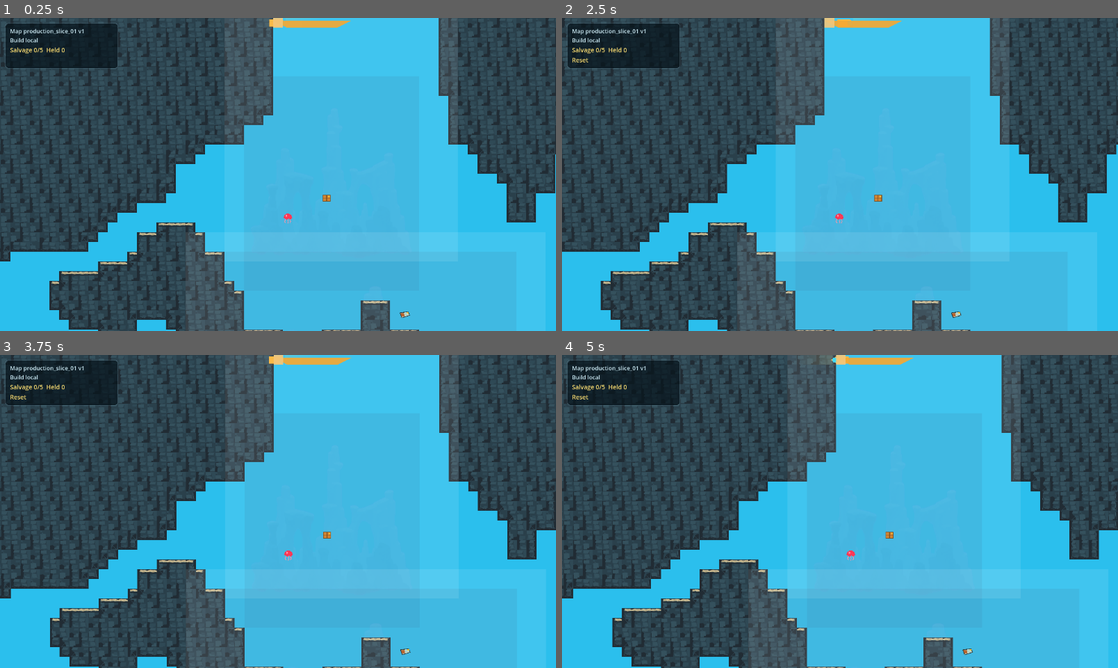
Above: before the commit, frames 1-4 (two rows, left to right).
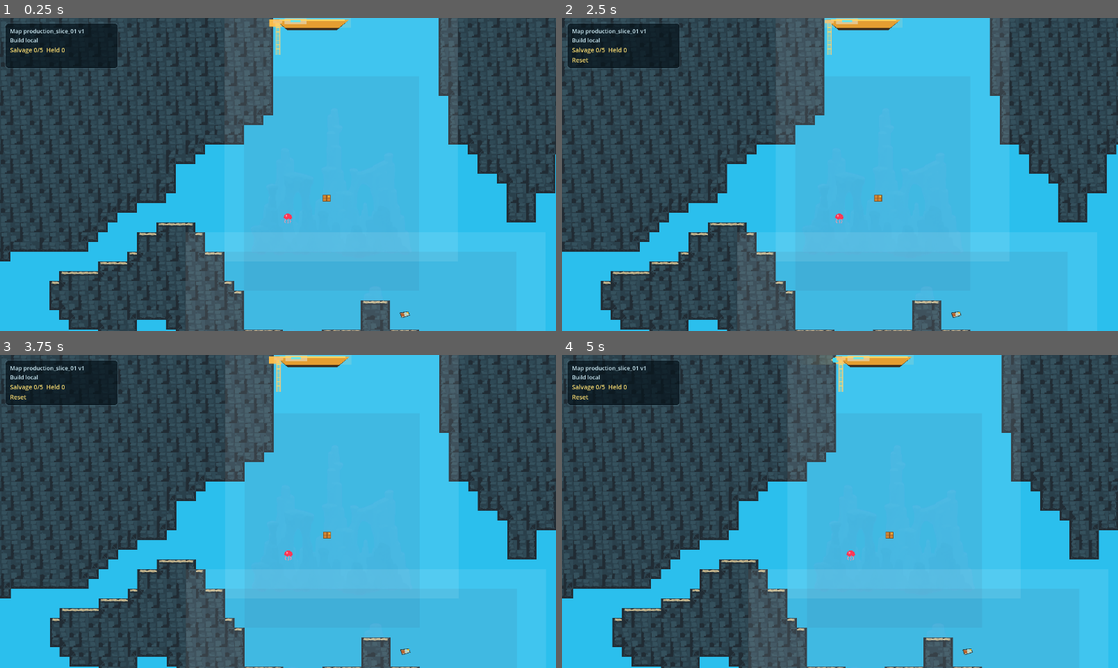
Above: after the commit, the same moments.

Repository: joeypshell/oceangame2
Game: Godot game, scene res://scenes/main/Main.tscn
Same seed, same stepped clock (60 frames per second), same inputs: the game is played once before the commit and once after it.
Inputs:
- Up to frame 1 (0.25 s): no input
- Up to frame 2 (2.5 s): tap Enter at 0.5 s; hold Right (ui_right) 0.53-1.28 s; tap R at 0.6, 1.35, 2.1 s; hold Down (ui_down) 1.28-2.03 s; hold Right (ui_right) from 2.03 s (still down)
- Up to frame 3 (3.75 s): release Right (ui_right) at 2.78 s; hold Up (ui_up) 2.78-3.53 s; tap R at 2.85, 3.6 s; tap Space at 3.5 s; hold Left (ui_left) from 3.53 s (still down)
- Up to frame 4 (5 s): keep holding Left (ui_left); tap R at 4.35 s

The runs differ from the first frame. In frame 1, 0.4% of the frame differs, in the area x 49-64%, y 0-12%; in frame 2, 0.4%, in the area x 47-62%, y 0-12%; in frame 3, 0.4%; in frame 4, 0.4%.

Commit message:
Add readable boat spawn entry visual

Diff:
--- a/scripts/world/greybox_world.gd
+++ b/scripts/world/greybox_world.gd
@@ -5,6 +5,9 @@
 const COLOR_SOLID := Color(0.15, 0.20, 0.25, 1.0)
 const COLOR_BASE := Color(0.95, 0.78, 0.48, 0.92)
 const COLOR_BOAT := Color(0.96, 0.66, 0.20, 0.92)
+const COLOR_BOAT_DARK := Color(0.22, 0.16, 0.10, 1.0)
+const COLOR_BOAT_LIGHT := Color(1.0, 0.86, 0.40, 1.0)
+const COLOR_BOAT_GLASS := Color(0.36, 0.91, 0.96, 0.88)
 const COLOR_BACKGROUND := Color(0.08, 0.39, 0.58, 0.18)
 const COLOR_MARKER := Color(1.0, 1.0, 1.0, 0.10)
 const COLOR_SALVAGE := Color(1.0, 0.80, 0.22, 1.0)
@@ -659,26 +662,85 @@
 
 
 func _add_boat_marker(marker_name: String, item: Dictionary) -> Node2D:
+	var rect := _entity_rect_from_item(item)
+	var entry_local := _boat_entry_center(item) - rect.position
+
 	var root := Node2D.new()
 	root.name = marker_name
+	root.position = rect.position
 	root.z_index = 7
 	_marker_root.add_child(root)
 
-	var rect := _entity_rect_from_item(item)
-	var hull := Polygon2D.new()
-	hull.name = "Hull"
-	hull.position = rect.position
-	hull.color = COLOR_BOAT
-	hull.polygon = PackedVector2Array([
-		Vector2(0, rect.size.y * 0.28),
-		Vector2(rect.size.x, rect.size.y * 0.28),
-		Vector2(rect.size.x * 0.82, rect.size.y),
-		Vector2(rect.size.x * 0.18, rect.size.y),
-	])
-	root.add_child(hull)
-
-	var entry_marker := _add_marker("%sEntry" % marker_name, _boat_entry_center(item), COLOR_BASE, 16.0)
-	entry_marker.z_index = 8
+	var return_field := _add_local_polygon(root, "ExtractionField", _rect_points(rect.size), Color(1.0, 0.92, 0.68, 0.16))
+	return_field.position = rect.size * 0.5
+	return_field.z_index = 0
+
+	var hull_shadow := _add_local_polygon(root, "HullShadow", PackedVector2Array([
+		Vector2(rect.size.x * 0.05, rect.size.y * 0.36),
+		Vector2(rect.size.x * 0.95, rect.size.y * 0.36),
+		Vector2(rect.size.x * 0.82, rect.size.y * 1.24),
+		Vector2(rect.size.x * 0.18, rect.size.y * 1.24),
+	]), COLOR_BOAT_DARK)
+	hull_shadow.z_index = 1
+
+	var hull := _add_local_polygon(root, "Hull", PackedVector2Array([
+		Vector2(rect.size.x * 0.02, rect.size.y * 0.16),
+		Vector2(rect.size.x * 0.98, rect.size.y * 0.16),
+		Vector2(rect.size.x * 0.84, rect.size.y * 1.04),
+		Vector2(rect.size.x * 0.16, rect.size.y * 1.04),
+	]), COLOR_BOAT)
+	hull.z_index = 2
+
+	var rim := _add_local_line(root, "DeckRim", PackedVector2Array([
+		Vector2(rect.size.x * 0.08, rect.size.y * 0.20),
+		Vector2(rect.size.x * 0.92, rect.size.y * 0.20),
+	]), COLOR_BOAT_LIGHT, 3.0)
+	rim.z_index = 4
+
+	var cabin_width := minf(rect.size.x * 0.30, 72.0)
+	var cabin_center_x := clampf(entry_local.x + 58.0, cabin_width * 0.5 + 8.0, rect.size.x - cabin_width * 0.5 - 8.0)
+	var cabin := _add_local_polygon(root, "Cabin", _rect_points(Vector2(cabin_width, rect.size.y * 0.54)), Color(0.90, 0.79, 0.57, 0.96))
+	cabin.position = Vector2(cabin_center_x, rect.size.y * 0.36)
+	cabin.z_index = 3
+
+	var cabin_window := _add_local_polygon(root, "CabinWindow", _rect_points(Vector2(cabin_width * 0.45, rect.size.y * 0.20)), COLOR_BOAT_GLASS)
+	cabin_window.position = cabin.position + Vector2(0, -rect.size.y * 0.02)
+	cabin_window.z_index = 4
+
+	var hatch := _add_local_polygon(root, "EntryHatch", _rect_points(Vector2(30, 10)), COLOR_BASE)
+	hatch.position = Vector2(entry_local.x, rect.size.y * 0.38)
+	hatch.z_index = 5
+
+	var tether_bottom := rect.size.y * 3.8
+	var entry_glow := _add_local_line(root, "EntryGlow", PackedVector2Array([
+		Vector2(entry_local.x, rect.size.y * 0.46),
+		Vector2(entry_local.x, tether_bottom),
+	]), Color(1.0, 0.92, 0.52, 0.30), 16.0)
+	entry_glow.z_index = 3
+
+	var tether_left := entry_local.x - 6.0
+	var tether_right := entry_local.x + 6.0
+	var entry_tether_left := _add_local_line(root, "EntryTetherLeft", PackedVector2Array([
+		Vector2(tether_left, rect.size.y * 0.46),
+		Vector2(tether_left, tether_bottom),
+	]), COLOR_BASE, 2.0)
+	entry_tether_left.z_index = 5
+
+	var entry_tether_right := _add_local_line(root, "EntryTetherRight", PackedVector2Array([
+		Vector2(tether_right, rect.size.y * 0.46),
+		Vector2(tether_right, tether_bottom),
+	]), COLOR_BASE, 3.0)
+	entry_tether_right.z_index = 5
+
+	for rung_index in range(1, 7):
+		var rung_y := rect.size.y * 0.55 + float(rung_index) * 14.0
+		if rung_y >= tether_bottom:
+			break
+		var rung := _add_local_line(root, "EntryTetherRung%s" % rung_index, PackedVector2Array([
+			Vector2(tether_left, rung_y),
+			Vector2(tether_right, rung_y),
+		]), COLOR_BOAT_LIGHT, 2.0)
+		rung.z_index = 6
 	return root
 
 
Binary file changed: visual_captures/latest/production_slice_central_crossing.png
Binary file changed: visual_captures/latest/production_slice_entry_shaft.png
Binary file changed: visual_captures/latest/production_slice_overview.png
Binary file changed: visual_captures/production_slice_01/production_slice_central_crossing.png
Binary file changed: visual_captures/production_slice_01/production_slice_entry_shaft.png
Binary file changed: visual_captures/production_slice_01/production_slice_overview.png
Not shown, changed: docs/ART_BIBLE.md
Not shown, changed: docs/MAP_SPEC.md
Not shown, changed: docs/current/PROJECT_CONTEXT.md
